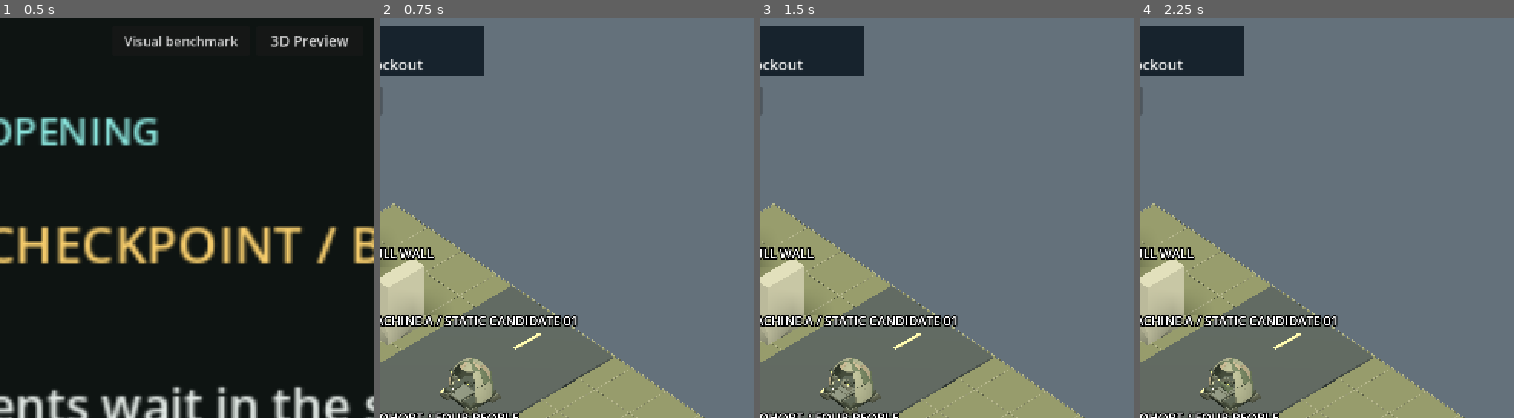
Above: before the commit, frames 1-4 (left to right).
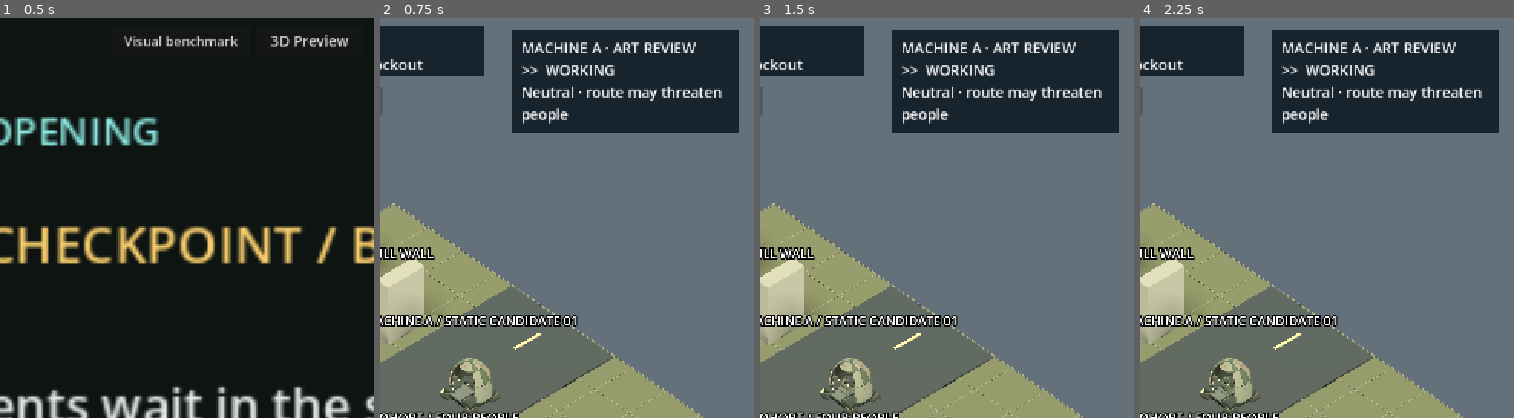
Above: after the commit, the same moments.

Repository: sgoold-shannon/HOLDFAST
Game: Godot game, scene res://farm_final.tscn
Two runs of this game, one before a commit and one after it. Both use one fixed random seed, a clock stepped at 60 frames per second and the inputs below.
Inputs:
- Up to frame 1 (0.5 s): no input
- Up to frame 2 (0.75 s): click "Visual benchmark" at 0.5 s
- Up to frame 3 (1.5 s): click "Cargo: empty" at 1.25 s
- Up to frame 4 (2.25 s): click "Cargo: skid" at 2 s
The pictures show only the part of the screen within x 50-100%, y 0-50%; the shares and areas given below are measured in that part.

Frame 1 is identical in both runs. In frame 2, 15% of the frame differs, in the area x 35-96%, y 3-29%; in frame 3, 15%; in frame 4, 15%.

Commit message:
Add readable fixed-screen machine state and inspected cargo cues

Diff:
--- a/holdfast/presentation3d/visual_benchmark.gd
+++ b/holdfast/presentation3d/visual_benchmark.gd
@@ -2,6 +2,8 @@
 ## Design blockout only. No encounter controller, commands, saves or collision rules.
 var machine_states: RefCounted
 var machine_state_button: Button
+var machine_cue: Label
+var machine_cargo_cue: Label
 var soldier: Node3D
 var machine: Node3D
 var civilians: Array[Node3D] = []
@@ -198,6 +200,32 @@
 func build_hud() -> void:
 	var layer := CanvasLayer.new()
 	add_child(layer)
+	var machine_panel := PanelContainer.new()
+	machine_panel.set_anchors_and_offsets_preset(Control.PRESET_TOP_RIGHT)
+	machine_panel.offset_left = -370
+	machine_panel.offset_right = -24
+	machine_panel.offset_top = 18
+	machine_panel.mouse_filter = Control.MOUSE_FILTER_IGNORE
+	var background := StyleBoxFlat.new()
+	background.bg_color = Color("17232d")
+	background.content_margin_left = 14
+	background.content_margin_right = 14
+	background.content_margin_top = 12
+	background.content_margin_bottom = 12
+	machine_panel.add_theme_stylebox_override("panel",background)
+	layer.add_child(machine_panel)
+	var cue_rows := VBoxContainer.new()
+	cue_rows.mouse_filter = Control.MOUSE_FILTER_IGNORE
+	machine_panel.add_child(cue_rows)
+	machine_cue = Label.new()
+	machine_cue.add_theme_font_size_override("font_size",22)
+	machine_cue.autowrap_mode = TextServer.AUTOWRAP_WORD_SMART
+	cue_rows.add_child(machine_cue)
+	machine_cargo_cue = Label.new()
+	machine_cargo_cue.add_theme_font_size_override("font_size",20)
+	machine_cargo_cue.autowrap_mode = TextServer.AUTOWRAP_WORD_SMART
+	cue_rows.add_child(machine_cargo_cue)
+	refresh_machine_cues()
 	var header_bg := ColorRect.new()
 	header_bg.color = Color("17232d")
 	header_bg.position = Vector2(12,12)
@@ -307,6 +335,7 @@
 	alternate_cargo.visible = cargo_mode==2
 	refresh_cargo_label()
 func refresh_cargo_label() -> void:
+	refresh_machine_cues()
 	cargo_label.disabled = machine_states.index==5
 	cargo_label.text = "Cargo: wreck" if machine_states.index==5 else ["Cargo: empty", "Cargo: skid", "Cargo: alternate"][cargo_mode]
 func _unhandled_input(event: InputEvent) -> void:
@@ -341,6 +370,7 @@
 	focus_button.text = "View: "+["whole scene","soldier","Machine A","cohort"][focus_index]
 	update_inspection_labels()
 func update_inspection_labels() -> void:
+	refresh_machine_cues()
 	for l in inspection_labels: l.visible = not silhouettes and focus_index==0 and not overlap
 func toggle_overlap() -> void:
 	stress_mode = 0
@@ -416,3 +446,12 @@
 	machine_state_button.text = "State: "+machine_states.NAMES[machine_states.index]
 	refresh_cargo_label()
 	status.text = ["Working: lamps on, recovery tool ready.","Paused: powered, recovery tool stowed. Not disabled.","Hosti …(382 unchanged characters)…
+
+func refresh_machine_cues() -> void:
+	if not is_instance_valid(machine_cue): return
+	var state: int = machine_states.index
+	var names := [">>  WORKING", "II  PAUSED", "!  HOSTILE", "(+)  SHOT PENDING", "O  DISABLED", "X  DESTROYED"]
+	var details := ["Neutral · route may threaten people", "Pause acknowledged · still powered", "Hostile · no shot pending", "Charge study · no live target", "Power off · shell intact", "Collapsed wreck · power off"]
+	machine_cue.text = "MACHINE A · ART REVIEW\n"+names[state]+"\n"+details[state]
+	machine_cargo_cue.visible = focus_index==2
+	machine_cargo_cue.text = "Cargo: hidden by wreck" if state==5 else ["Cargo: empty bay", "Cargo: skid / pump study", "Cargo: alternate component"][cargo_mode]
--- a/holdfast/tests/review_machine_matrix.gd
+++ b/holdfast/tests/review_machine_matrix.gd
@@ -27,6 +27,7 @@
 				while scene.cargo_mode!=cargo_choice: scene.toggle_cargo()
 				for state in range(6):
 					scene.machine_states.apply(state)
+					scene.refresh_machine_cues()
 					await process_frame
 					await RenderingServer.frame_post_draw
 					var capture := root.get_texture().get_image()
--- a/holdfast/tests/test_visual_benchmark.gd
+++ b/holdfast/tests/test_visual_benchmark.gd
@@ -22,6 +22,7 @@
 	var wrist = scene.machine.find_child("ToolWrist",true,false)
 	expect(elbow!=null and wrist!=null and elbow.is_ancestor_of(wrist),"Tool export preserves articulated hierarchy")
 	expect(not scene.cargo.visible,"Cargo starts empty after import")
+	expect(scene.machine_cue.text.contains("WORKING") and not scene.machine_cargo_cue.visible,"Wide view identifies machine state and keeps cargo details for inspection")
 	var position: Vector3 = scene.camera.position
 	scene.toggle_light()
 	expect(scene.night and scene.camera.position==position,"Night changes lighting without camera movement")
@@ -42,6 +43,7 @@
 	expect(scene.focus_index==1 and scene.camera.size==4,"Soldier close-up focuses without moving actors")
 	scene.cycle_focus()
 	expect(scene.focus_index==2,"Machine inspection available")
+	expect(scene.machine_cargo_cue.visible and scene.machine_cargo_cue.text.contains("skid"),"Machine inspection shows selected cargo identity")
 	if OS.get_environment("HOLDFAST_CAPTURE_BENCHMARK")=="1":
 		# Review-only framing and rotation: restore both before continuing tests.
 		var angle: float = scene.machine.rotation.y
@@ -96,6 +98,8 @@
 	for state in range(1,6):
 		scene.cycle_machine_state()
 		expect(scene.machine_states.index==state,"Machine review cycles in order")
+		expect(scene.machine_cue.text.contains(["WORKING","PAUSED","HOSTILE","SHOT PENDING","DISABLED","DESTROYED"][state]),"Fixed-screen cue follows review state")
+		if state==2: expect(scene.machine_cue.text.contains("no shot pending"),"Hostile cue does not imply a charged shot")
 		expect(scene.cargo.visible==cargo_before,"Pose changes preserve independent cargo visibility")
 		for material in scene.machine_states.lamps:
 			expect(material.emission_enabled==(state<4),"All work lamps power down when disabled or destroyed")
@@ -129,6 +133,20 @@
 		root.get_texture().get_image().save_png("/private/tmp/machine-a-wreck-night.png")
 		scene.night = was_night
 		scene.apply_light()
+	if OS.get_environment("HOLDFAST_CAPTURE_BENCHMARK")=="1":
+		var old_night: bool = scene.night
+		for lighting in [false,true]:
+			scene.night = lighting
+			scene.apply_light()
+			for size in [8.0,16.0]:
+				scene.camera.size = size
+				while scene.machine_states.index!=3: scene.cycle_machine_state()
+				await process_frame
+				await RenderingServer.frame_post_draw
+				root.get_texture().get_image().save_png("/private/tmp/machine-cues-%s-%d.png" % ["night" if lighting else "day",int(size)])
+		while scene.machine_states.index!=5: scene.cycle_machine_state()
+		scene.night = old_night
+		scene.apply_light()
 	# State changes while inspecting silhouettes must not reveal emissive materials.
 	scene.toggle_silhouettes()
 	scene.cycle_machine_state()
Not shown, changed: docs/art-direction/machine-a-static-review-01.md
